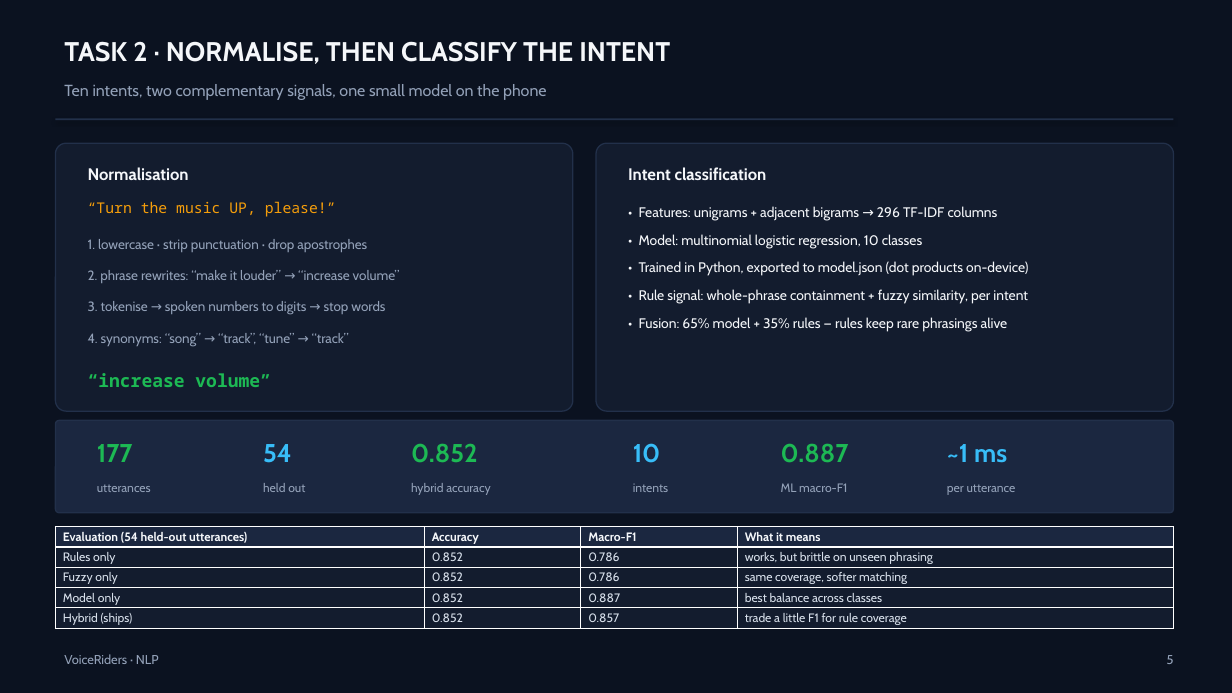
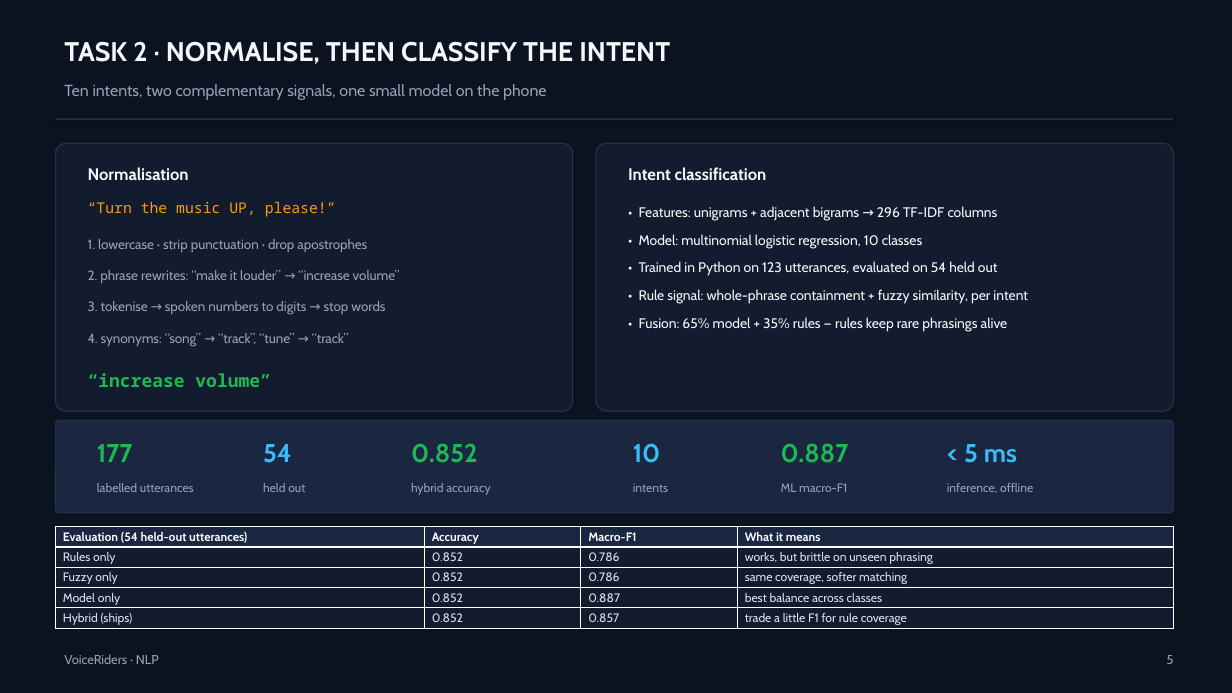
Before and after one commit to ishaanduddi/VoiceRide, a slide deck: slide 5 of presentation/VoiceRiders-NLP-Presentation.pptx. Drawn at 1232x693 pixels with LibreOffice and Linux fonts; fonts in the diff are those of the drawing. Boxes give left, top, right and bottom in pixels: in the first picture for what was removed or moved away, otherwise in the second. Text is boxed around its words. In the diff, an @@ line names an element or a change of style, - is before the commit and + after.

```diff
--- a/presentation/VoiceRiders-NLP-Presentation.pptx
+++ b/presentation/VoiceRiders-NLP-Presentation.pptx
@@ text at bbox=[639, 261, 998, 276]: text changed @@
-• Trained in Python, exported to model.json (dot products on-device)
+• Trained in Python on 123 utterances, evaluated on 54 held out
@@ text at bbox=[964, 444, 1017, 463]: text changed @@
-~1 ms
+< 5 ms
@@ text at bbox=[97, 483, 194, 492]: text changed @@
-utterances
+labelled utterances
@@ text at bbox=[947, 483, 1033, 492]: text changed @@
-per utterance
+inference, offline
```
Also in this commit, not shown: 3 other slides changed, 3 other files.
